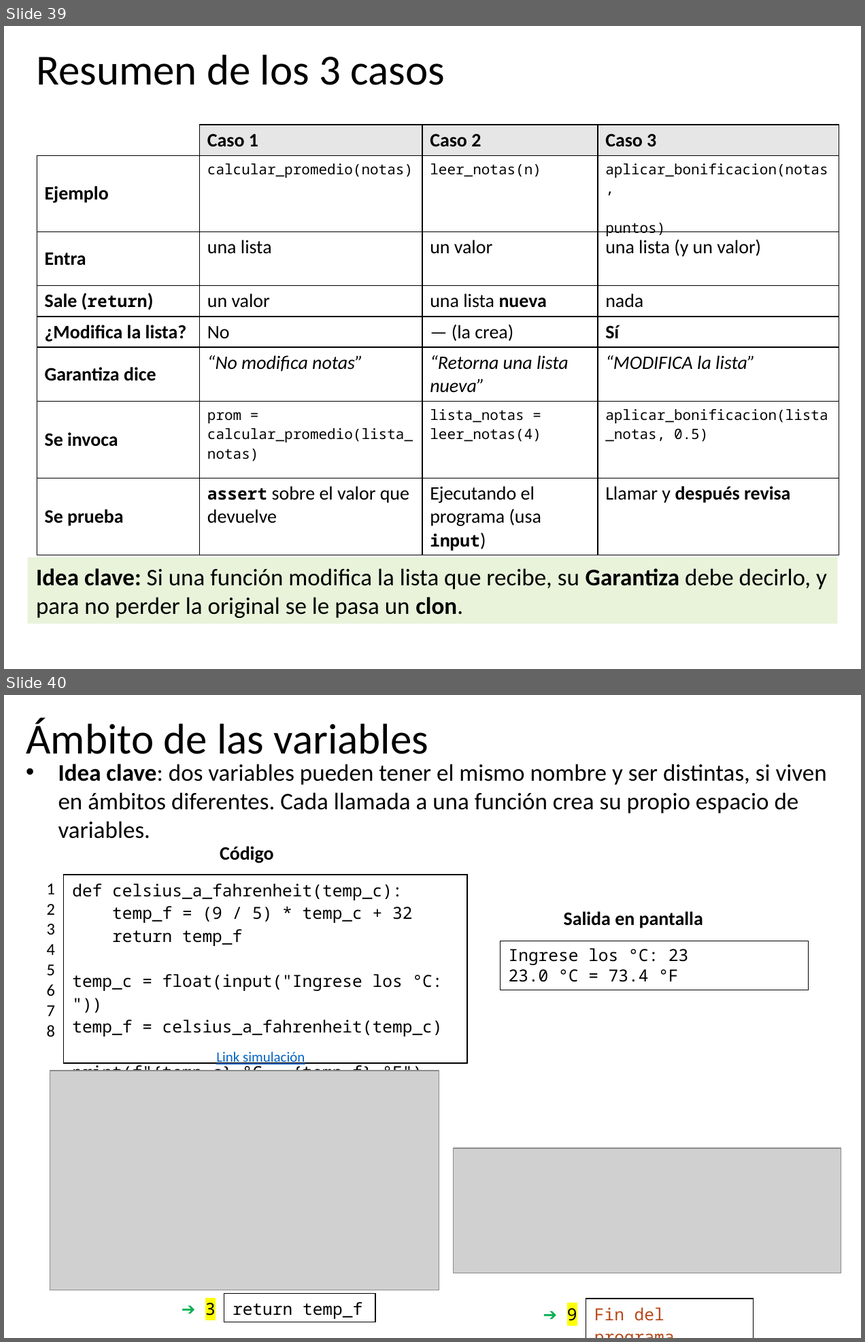
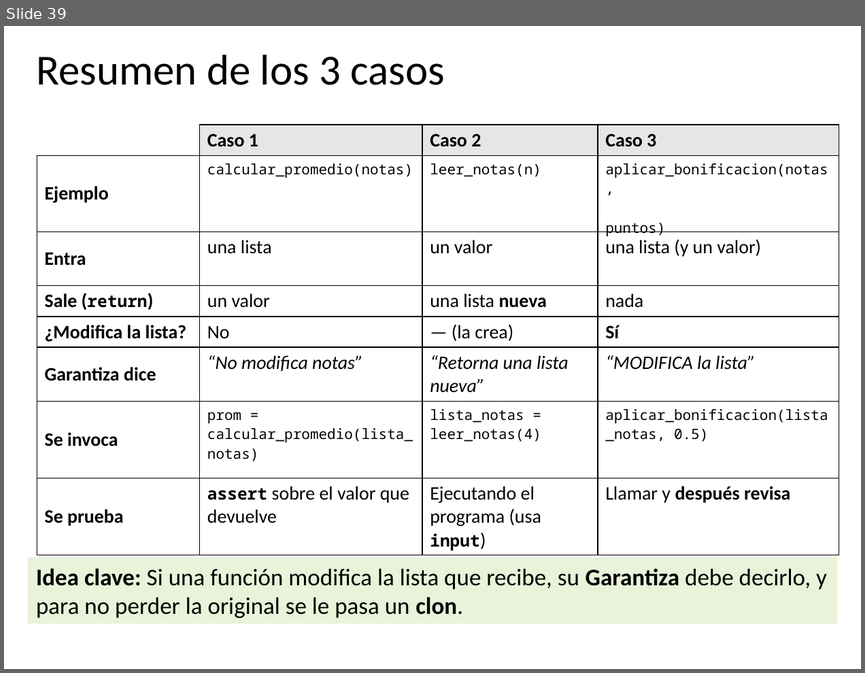
Before and after one commit to algoritmos-UdeA/logica1-20262, a slide deck: clases/11/teoria/clase-11.pptx. Shown one above the other, each under a label of ours: slides 39 and 40 before the commit, slide 39 after it. The pictures are 865x1342 and 865x673 pixels, drawn with LibreOffice and Linux fonts; fonts in the diff are those of the drawing; grey boxes stand for pictures. Boxes give left, top, right and bottom in pixels: in the first picture for what was removed or moved away, otherwise in the second. Text is boxed around its words. In the diff, an @@ line names an element or a change of style, - is before the commit and + after.

```diff
--- a/clases/11/teoria/clase-11.pptx
+++ b/clases/11/teoria/clase-11.pptx
@@ slide 40 removed at [4, 695, 861, 1338], background #FFFFFF @@
@@ title removed at [26, 717, 429, 754] @@
-Ámbito de las variables
@@ text removed at [58, 764, 827, 838] @@
-• Idea clave: dos variables pueden tener el mismo nombre y ser distintas, si viven en ámbitos diferentes. Cada llamada a una función crea su propio espacio de variables.
@@ text removed at [220, 846, 274, 863] @@
-Código
@@ table removed at [34, 874, 466, 1074], 1 rows, 2 columns @@
-1 / 2 / 3 / 4 / 5 / 6 / 7 / 8 | def celsius_a_fahrenheit(temp_c): / temp_f = (9 / 5) * temp_c + 32 / return temp_f / temp_c = float(input("Ingrese los °C: ")) / temp_f = celsius_a_fahrenheit(temp_c) / print(f"{temp_c} °C = {temp_f} °F")
@@ text removed at [564, 911, 703, 928] @@
-Salida en pantalla
@@ rectangle removed at [500, 941, 808, 989] @@
-Ingrese los °C: 23
-23.0 °C = 73.4 °F
@@ text removed at [216, 1051, 305, 1064] @@
-Link simulación
@@ picture removed at [50, 1070, 439, 1289] @@
@@ picture removed at [453, 1149, 840, 1273] @@
@@ table removed at [162, 1293, 376, 1321], 1 rows, 2 columns @@
-➔ 3 | return temp_f
@@ table removed at [524, 1298, 753, 1327], 1 rows, 2 columns @@
-➔ 9 | Fin del programa
```
Also in this commit, not shown: 11 slides added, 37 other slides removed, 10 other files.
